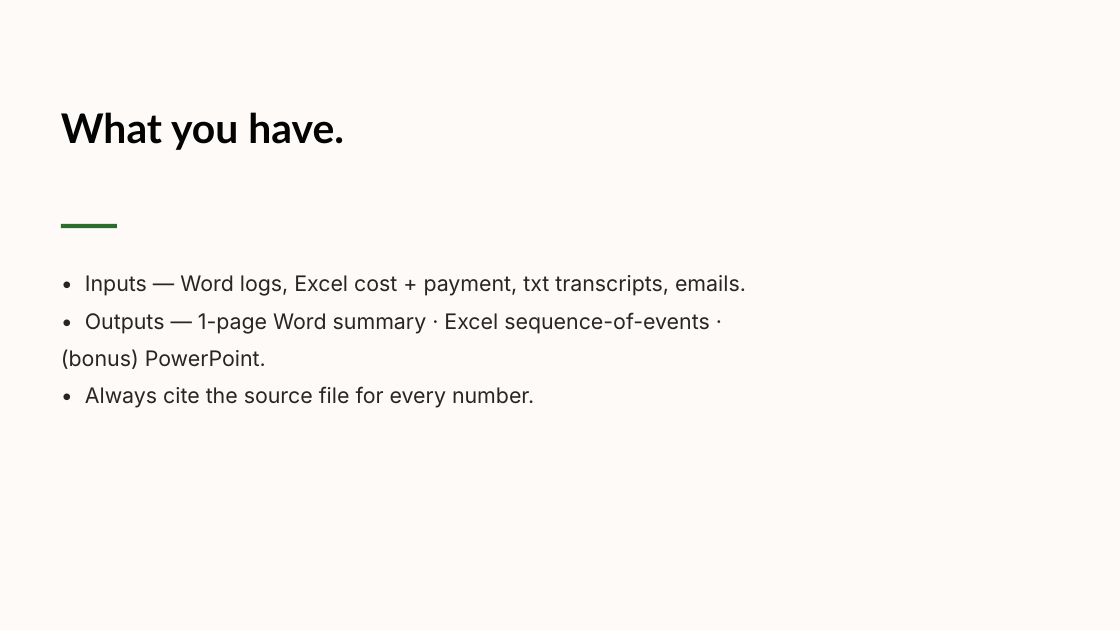
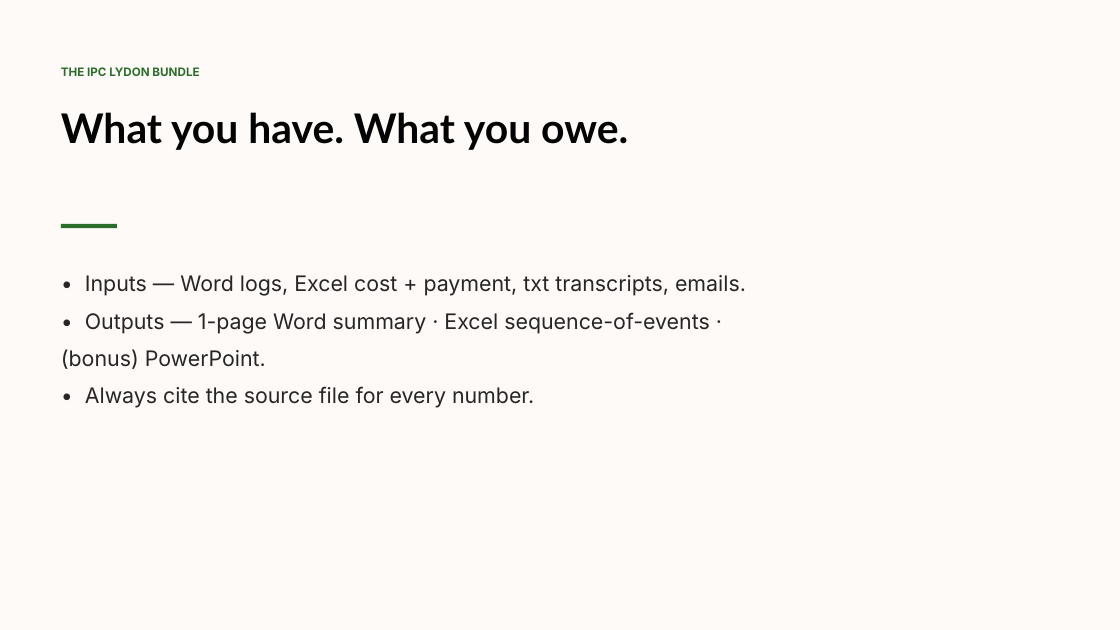
Before and after one commit to psun-jaycashman/cashman-ai-training, a slide deck: slide 2 of docs/video-scripts/slides/pptx/module-4/lesson-4-3-data-cleanup.pptx. Drawn at 1120x630 pixels with LibreOffice and Linux fonts; fonts in the diff are those of the drawing. Boxes give left, top, right and bottom in pixels: in the first picture for what was removed or moved away, otherwise in the second. Text is boxed around its words. In the diff, an @@ line names an element or a change of style, - is before the commit and + after.

```diff
--- a/docs/video-scripts/slides/pptx/module-4/lesson-4-3-data-cleanup.pptx
+++ b/docs/video-scripts/slides/pptx/module-4/lesson-4-3-data-cleanup.pptx
@@ text added at [61, 67, 199, 76], 12 pt, text #2B6E2B, bold @@
+THE IPC LYDON BUNDLE
@@ text at [61, 112, 628, 150]: text changed @@
-What you have.
+What you have. What you owe.
```
Also in this commit, not shown: 3 other slides changed, 1 slide added, 39 other files.
